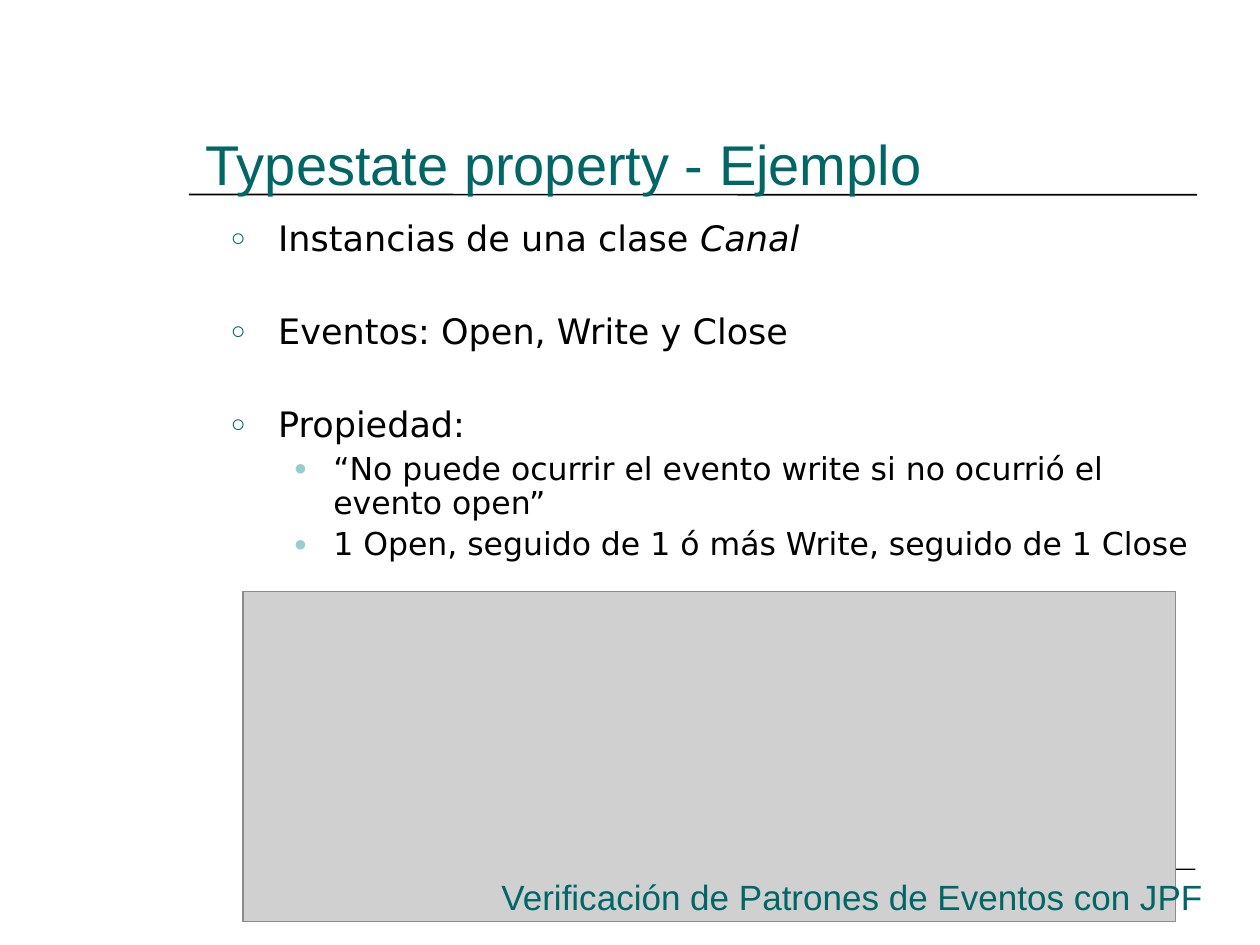
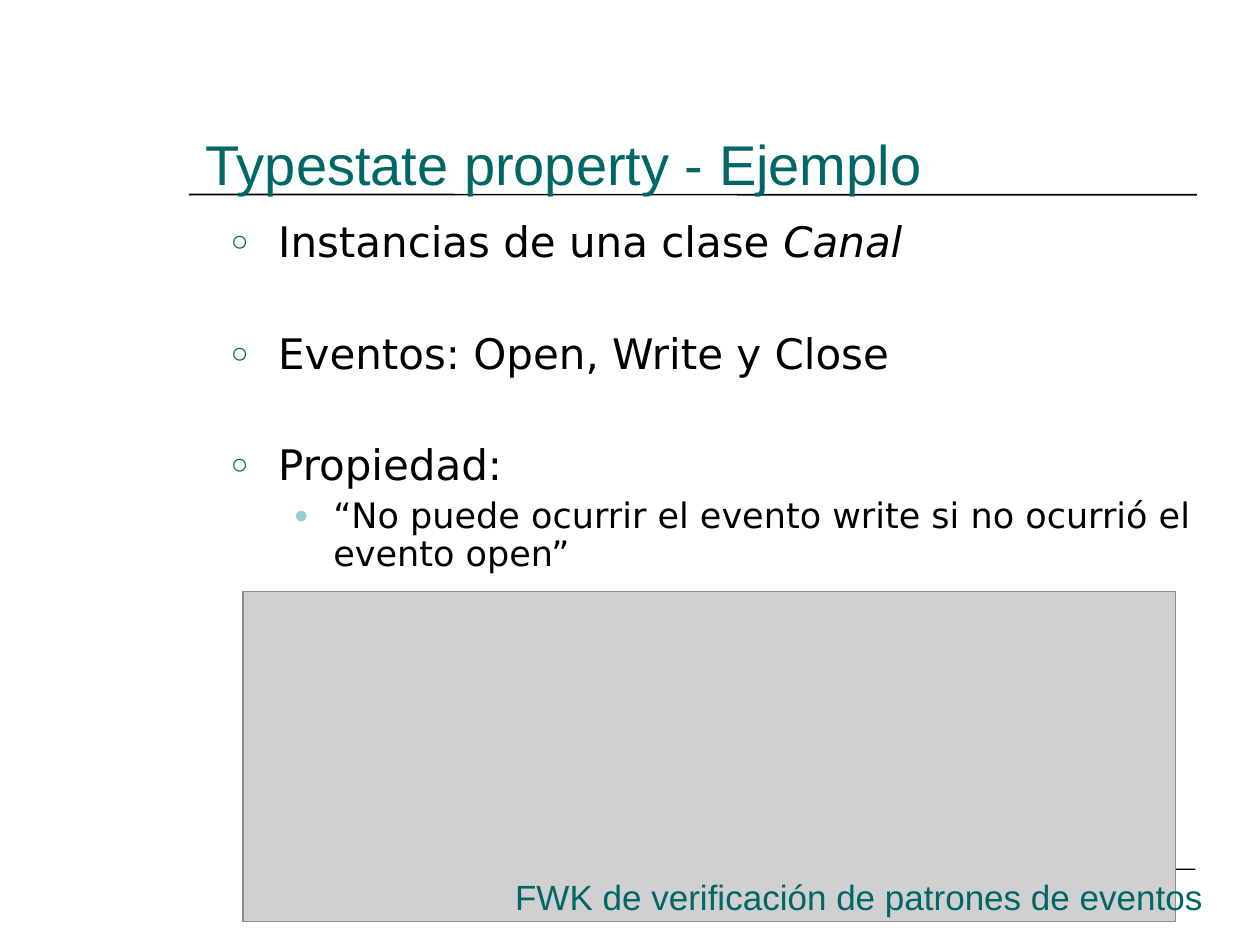
Before and after one commit to hugomelendez/tesis-jpf-2006, a slide deck: slide 27 of tesis-doc/Presentación.ppt. Drawn at 1260x945 pixels with LibreOffice and Linux fonts; fonts in the diff are those of the drawing; grey boxes stand for pictures. Boxes give left, top, right and bottom in pixels: in the first picture for what was removed or moved away, otherwise in the second. Text is boxed around its words. In the diff, an @@ line names an element or a change of style, - is before the commit and + after.

```diff
--- a/tesis-doc/Presentación.ppt
+++ b/tesis-doc/Presentación.ppt
@@ text "Instancias de una clase Canal" at box(278, 225, 1190, 574): size 20 to 24 pt in "Instancias de una clase Canal", "Eventos: Open, Write y Close", "Propiedad:"; size 18 to 20 pt in "“No puede ocurrir el evento write si ..."; more space between paragraphs @@
@@ text at box(333, 530, 1188, 562): paragraph removed @@
-  ● 1 Open, seguido de 1 ó más Write, seguido de 1 Close
@@ text at box(515, 882, 1203, 917): text changed @@
-Verificación de Patrones de Eventos con JPF
+FWK de verificación de patrones de eventos
```
Also in this commit, not shown: 12 other slides changed.
